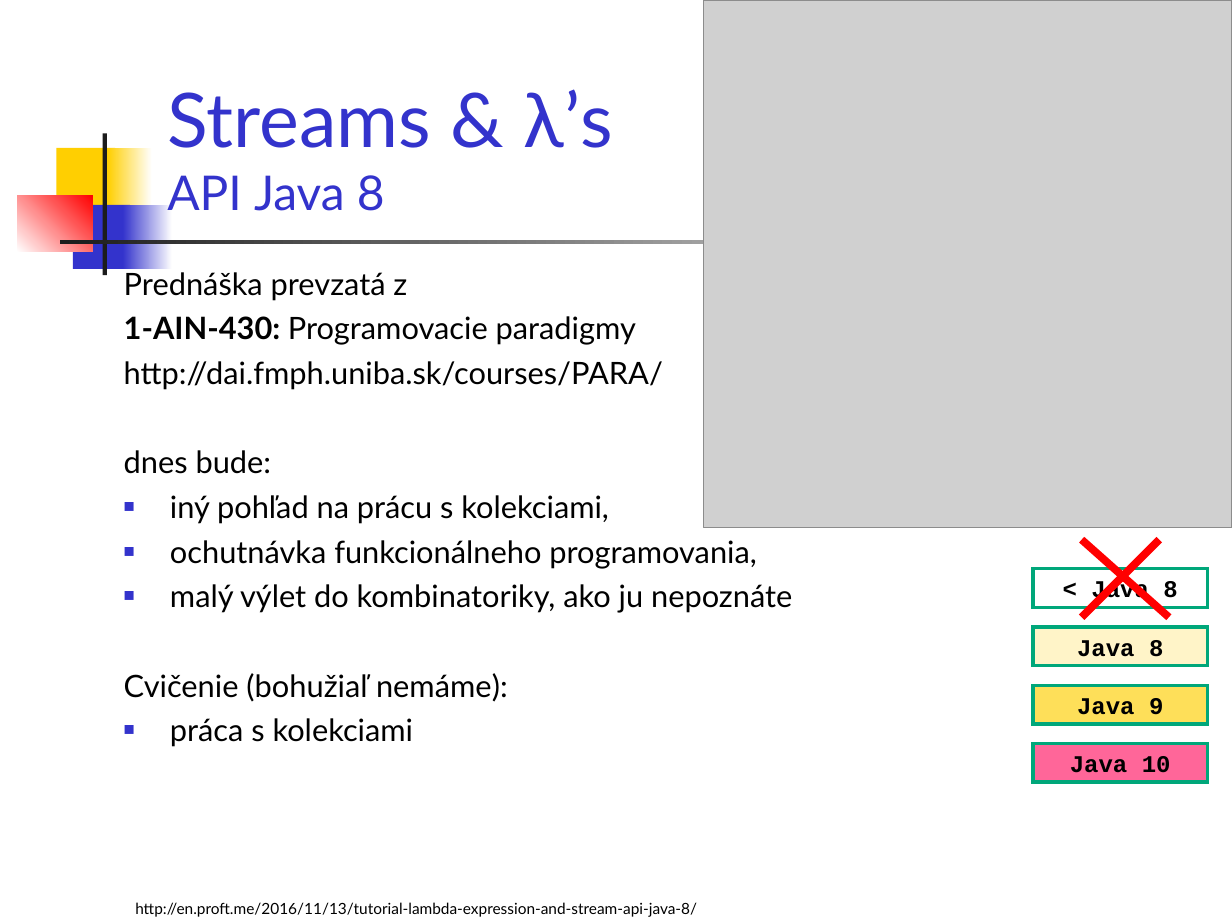
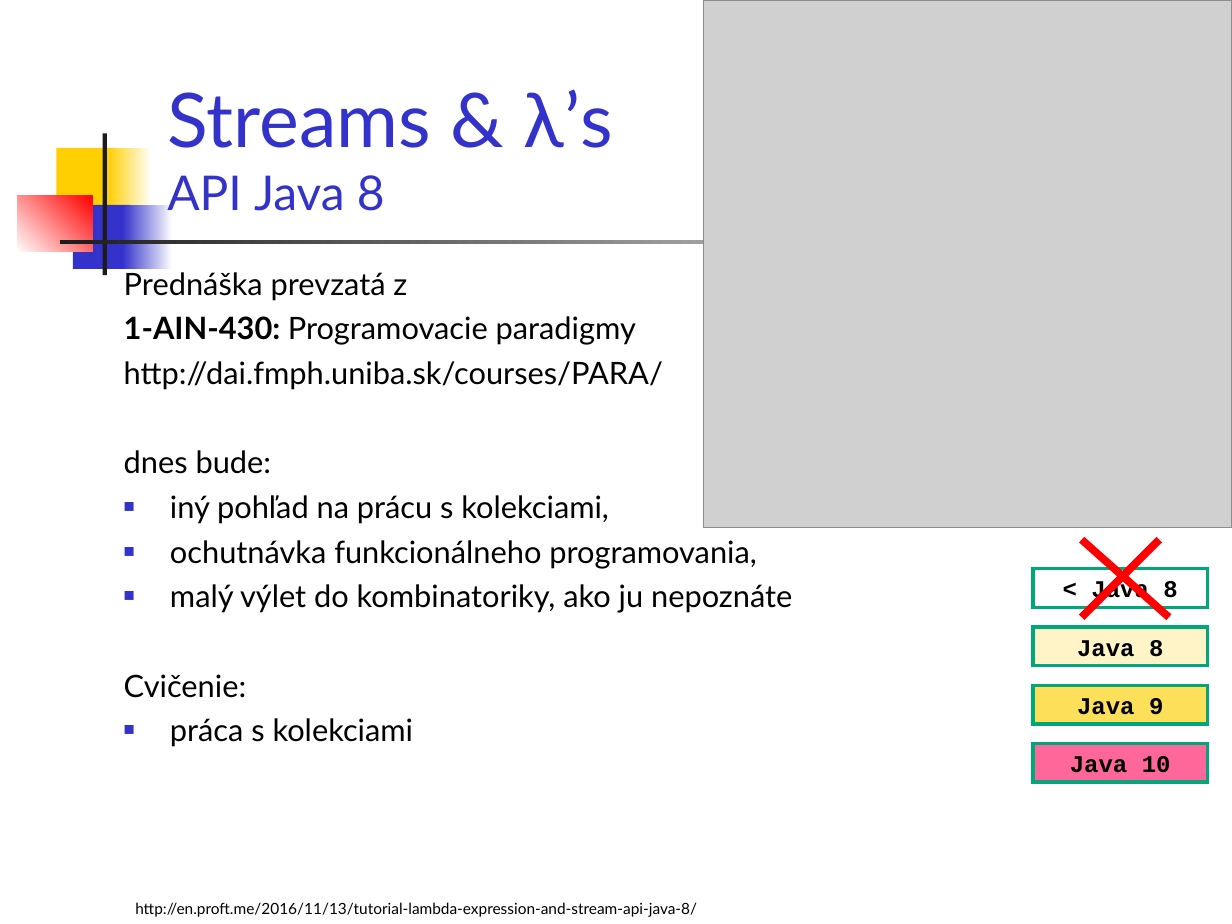
Before and after one commit to Programovanie4/Prednasky, a slide deck: slide 2 of 07/07_java.ppt. Drawn at 1232x924 pixels with LibreOffice and Linux fonts; fonts in the diff are those of the drawing; grey boxes stand for pictures. Boxes give left, top, right and bottom in pixels: in the first picture for what was removed or moved away, otherwise in the second. Text is boxed around its words. In the diff, an @@ line names an element or a change of style, - is before the commit and + after.

```diff
--- a/07/07_java.ppt
+++ b/07/07_java.ppt
@@ text at (x1=124, y1=674, x2=246, y2=698): text changed @@
-Cvičenie (bohužiaľ nemáme):
+Cvičenie:
```
Also in this commit, not shown: 1 other slide changed, 1 other file.
